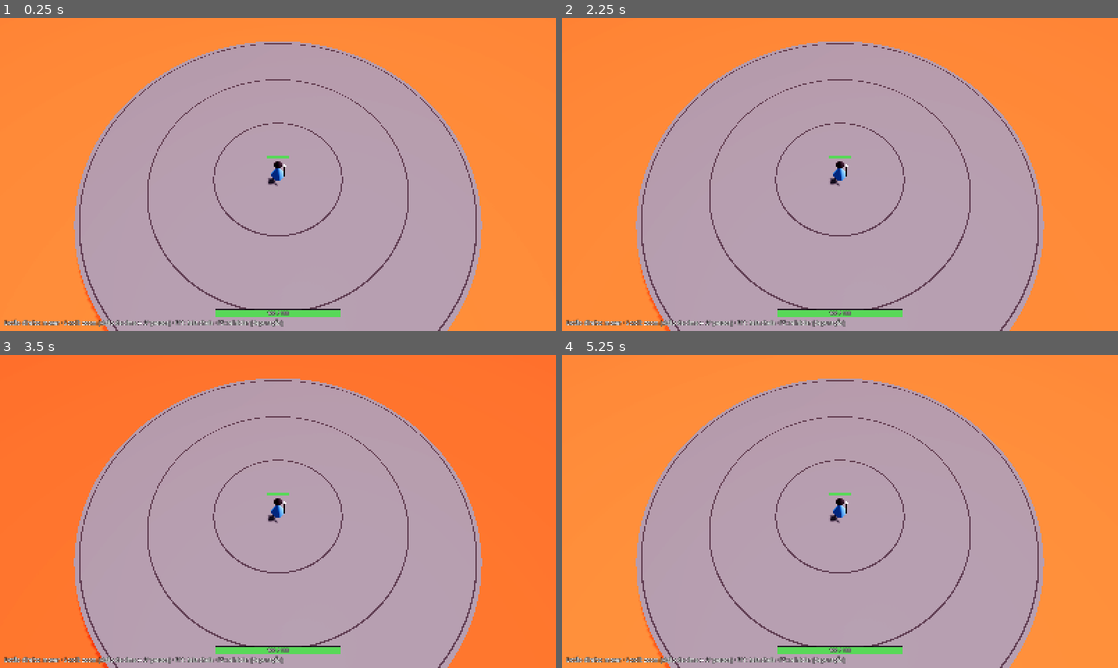
Above: before the commit, frames 1-4 (two rows, left to right).
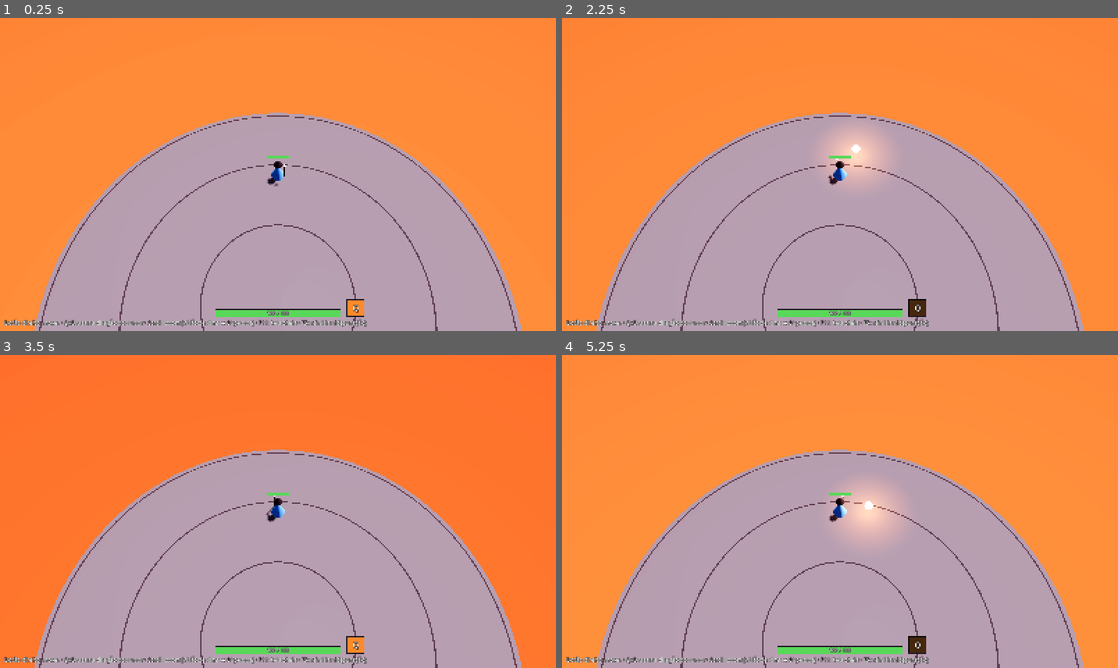
Above: after the commit, the same moments.

Repository: guilhermewylde-stack/arcane-arena
Game: Godot game, scene res://game/main.tscn
Same seed, same stepped clock (60 frames per second), same inputs: the game is played once before the commit and once after it.
Inputs (mouse positions are in pixels of both pictures, inside the frame that each line leads up to):
- Up to frame 1 (0.25 s): no input
- Up to frame 2 (2.25 s): tap Enter at 0.5 s; move the mouse to (962, 158) at 0.52 s; tap Q at 0.6, 1.35, 2.1 s; click (962, 158) at 0.67 s; move the mouse to (728, 190) at 1.27 s; click (728, 190) at 1.42 s; tap Space at 2 s; move the mouse to (895, 105) at 2.02 s; click (895, 105) at 2.17 s
- Up to frame 3 (3.5 s): move the mouse to (250, 574) at 2.77 s; tap Q at 2.85 s; click (250, 574) at 2.92 s
- Up to frame 4 (5.25 s): tap Enter at 3.5 s; move the mouse to (1006, 558) at 3.52 s; tap Q at 3.6, 4.35, 5.1 s; click (1006, 558) at 3.67 s; move the mouse to (673, 464) at 4.27 s; click (673, 464) at 4.42 s; tap Space at 5 s; move the mouse to (867, 511) at 5.02 s; click (867, 511) at 5.17 s

The runs differ from the first frame. In frame 1, 22% of the frame differs, in the area x 6-94%, y 7-100%; in frame 2, 24%; in frame 3, 22%; in frame 4, 24%.

Commit message:
Primeira magia: Brasa (issue 003)
Comando cast, tabela de magias, projétil reto com recarga e alcance,
dano e empurrão com atrito que cresce com a vida perdida.
Tecla Q lança no cursor; ícone de recarga no HUD; boneco de treino na arena.
Handoff atualizado para a issue 004.

Co-Authored-By: Claude Fable 5.2 <noreply@anthropic.com>
Claude-Session: https://claude.ai/code/session_01M8CpyArA1QQaxiyt6RtSop

Diff:
--- a/game/main.gd
+++ b/game/main.gd
@@ -3,11 +3,14 @@
 
 const SimWorld := preload("res://sim/sim_world.gd")
 const ArenaView := preload("res://render/arena_view.gd")
+const Spells := preload("res://sim/spells.gd")
 
 const LOCAL_MAGE := 0
 const ZOOM_STEP := 0.08
+## Por enquanto: o jogador (id 0) e um boneco de treino parado (id 1).
+const WORLD_CONFIG := {"mage_count": 2}
 
-var world := SimWorld.new()
+var world := SimWorld.new(WORLD_CONFIG)
 var view: ArenaView
 var _pending: Array[Dictionary] = []
 var _previous: Dictionary
@@ -19,7 +22,7 @@
 	view = ArenaView.new(world.arena_radius)
 	add_child(view)
 	var hud := Label.new()
-	hud.text = "Botão direito: mover · Scroll: zoom (visão de cima ↔ 3ª pessoa) · F11: tela cheia · F5: reiniciar (depuração)"
+	hud.text = "Botão direito: mover · Q: Brasa na direção do cursor · Scroll: zoom (visão de cima ↔ 3ª pessoa) · F11: tela cheia · F5: reiniciar (depuração)"
 	hud.set_anchors_and_offsets_preset(Control.PRESET_BOTTOM_LEFT, Control.PRESET_MODE_MINSIZE, 12)
 	hud.add_theme_color_override("font_outline_color", Color.BLACK)
 	hud.add_theme_constant_override("outline_size", 4)
@@ -42,6 +45,10 @@
 				view.zoom += ZOOM_STEP
 	elif event is InputEventKey and event.pressed and not event.echo and event.keycode == KEY_F5:
 		restart()
+	elif event is InputEventKey and event.pressed and not event.echo and event.keycode == KEY_Q:
+		var aim: Variant = view.screen_to_ground(get_viewport().get_mouse_position())
+		if aim != null:
+			queue_command(SimWorld.cast_command(LOCAL_MAGE, Spells.EMBER, aim))
 	elif event is InputEventKey and event.pressed and event.keycode == KEY_F11:
 		var fullscreen := DisplayServer.window_get_mode() == DisplayServer.WINDOW_MODE_FULLSCREEN
 		DisplayServer.window_set_mode(
@@ -50,7 +57,7 @@
 
 ## Depuração: recomeça com um mundo novo (a vista reaproveita os nós dos magos).
 func restart() -> void:
-	world = SimWorld.new()
+	world = SimWorld.new(WORLD_CONFIG)
 	_previous = world.snapshot_positions()
 	_pending.clear()
 
@@ -65,6 +72,7 @@
 	while _accumulator >= SimWorld.DT:
 		_previous = world.snapshot_positions()
 		world.step(_pending)
+		view.show_events(world.events)
 		_pending.clear()
 		_accumulator -= SimWorld.DT
 	view.draw_world(world, _previous, _accumulator / SimWorld.DT, LOCAL_MAGE, delta)
--- a/render/arena_view.gd
+++ b/render/arena_view.gd
@@ -2,6 +2,7 @@
 ## Tudo que é visual fica aqui. Recebe o estado da simulação e só desenha.
 
 const CameraRig := preload("res://render/camera_rig.gd")
+const Spells := preload("res://sim/spells.gd")
 
 const MAGE_COLORS: Array[Color] = [
 	Color("4aa3ff"), Color("ff5a4a"), Color("6bd66b"), Color("e0c040"),
@@ -16,6 +17,9 @@
 ## Quanto o mago afunda quando está na lava, e até onde desce ao morrer.
 const LAVA_SINK := -0.9
 const DEATH_SINK := -3.2
+## Altura em que os projéteis voam (na mão/cajado do mago).
+const PROJECTILE_HEIGHT := 1.1
+const ICON_SIZE := 52.0
 
 var zoom := 1.0
 
@@ -31,6 +35,10 @@
 var _bars := {}
 var _hud_bar: ColorRect
 var _hud_label: Label
+var _projectiles := {}
+## Clarões de impacto em andamento: { node: MeshInstance3D, life: float (1 → 0), size: float }.
+var _bursts: Array[Dictionary] = []
+var _spell_icons := {}
 
 
 func _init(arena_radius: float) -> void:
@@ -41,6 +49,7 @@
 	add_child(_camera)
 	add_child(_hud)
 	_build_hud_bar()
+	_build_spell_icon(Spells.EMBER)
 
 
 ## Converte um ponto da tela no ponto correspondente do chão da arena (ou null).
@@ -58,7 +67,18 @@
 	_marker_life = 1.0
 
 
-## Desenha um quadro. `previous` são as posições do tick anterior e `alpha` (0..1)
+## Mostra o que a simulação relatou num `step` (acertos, projéteis que se apagaram).
+func show_events(events: Array) -> void:
+	for event: Dictionary in events:
+		var color: Color = Spells.TABLE[event.spell].color
+		match event.type:
+			"hit":
+				_spawn_burst(Vector3(event.pos.x, PROJECTILE_HEIGHT, event.pos.y), color, 1.6)
+			"fizzle":
+				_spawn_burst(Vector3(event.pos.x, PROJECTILE_HEIGHT, event.pos.y), color, 0.6)
+
+
+## Desenha um quadro. `previous` é o `snapshot_positions()` do tick anterior e `alpha` (0..1)
 ## é o quanto já andamos entre ele e o tick atual.
 func draw_world(world: RefCounted, previous: Dictionary, alpha: float, local_mage_id: int, delta: float) -> void:
 	_time += delta
@@ -67,7 +87,7 @@
 		if node == null:
 			node = _create_mage(mage.id)
 			node.rotation.y = mage.facing
-		var before: Vector2 = previous.get(mage.id, mage.pos)
+		var before: Vector2 = previous.mages.get(mage.id, mage.pos)
 		var pos := before.lerp(mage.pos, alpha)
 		# Na lava o mago afunda um pouco; morto, some dentro dela.
 		var sink := 0.0
@@ -78,6 +98,9 @@
 		node.visible = mage.alive or node.position.y > DEATH_SINK + 0.05
 		node.position = Vector3(pos.x, move_toward(node.position.y, sink, delta * 4.0), pos.y)
 		node.rotation.y = lerp_angle(node.rotation.y, mage.facing, minf(1.0, delta * 14.0))
+
+	_draw_projectiles(world, previous.projectiles, alpha)
+	_draw_bursts(delta)
 
 	var pulse := 0.5 + 0.5 * sin(_time * 1.3)
 	_lava_material.emission_energy_multiplier = 0.85 + pulse * 0.2
@@ -115,6 +138,73 @@
 	if not local.is_empty():
 		_set_fill(_hud_bar, local.hp / world.MAX_HP)
 		_hud_label.text = "%d / %d" % [ceili(local.hp), int(world.MAX_HP)] if local.alive else "Morto"
+	for spell_id: String in _spell_icons:
+		var shade: ColorRect = _spell_icons[spell_id]
+		shade.size.y = ICON_SIZE * world.cooldown_fraction(local_mage_id, spell_id)
+
+
+func _draw_projectiles(world: RefCounted, previous: Dictionary, alpha: float) -> void:
+	var seen := {}
+	for projectile: Dictionary in world.projectiles:
+		seen[projectile.id] = true
+		var node: Node3D = _projectiles.get(projectile.id)
+		if node == null:
+			node = _create_projectile(projectile.id, Spells.TABLE[projectile.spell])
+		var before: Vector2 = previous.get(projectile.id, projectile.pos)
+		var pos := before.lerp(projectile.pos, alpha)
+		node.position = Vector3(pos.x, PROJECTILE_HEIGHT, pos.y)
+	for id: int in _projectiles.keys():
+		if not seen.has(id):
+			_projectiles[id].queue_free()
+			_projectiles.erase(id)
+
+
+func _create_projectile(id: int, spell: Dictionary) -> Node3D:
+	var material := StandardMaterial3D.new()
+	material.albedo_color = spell.color
+	material.emission_enabled = true
+	material.emission = spell.color
+	material.emission_energy_multiplier = 4.0
+	var mesh := SphereMesh.new()
+	mesh.radius = spell.radius
+	mesh.height = spell.radius * 2.0
+	var node := _add_mesh(mesh, material, self)
+	node.cast_shadow = GeometryInstance3D.SHADOW_CASTING_SETTING_OFF
+	var light := OmniLight3D.new()
+	light.light_color = spell.color
+	light.light_energy = 2.5
+	light.omni_range = 5.0
+	node.add_child(light)
+	_projectiles[id] = node
+	return node
+
+
+## Clarão que cresce e some: marca onde um projétil acertou ou se apagou.
+func _spawn_burst(at: Vector3, color: Color, size: float) -> void:
+	var material := StandardMaterial3D.new()
+	material.albedo_color = color.lightened(0.4)
+	material.shading_mode = BaseMaterial3D.SHADING_MODE_UNSHADED
+	material.transparency = BaseMaterial3D.TRANSPARENCY_ALPHA
+	var mesh := SphereMesh.new()
+	mesh.radius = 1.0
+	mesh.height = 2.0
+	var node := _add_mesh(mesh, material, self)
+	node.cast_shadow = GeometryInstance3D.SHADOW_CASTING_SETTING_OFF
+	node.position = at
+	node.scale = Vector3.ONE * 0.2
+	_bursts.append({"node": node, "life": 1.0, "size": size})
+
+
+func _draw_bursts(delta: float) -> void:
+	for burst in _bursts:
+		burst.life -= delta * 3.0
+		var node: MeshInstance3D = burst.node
+		if burst.life <= 0.0:
+			node.queue_free()
+			continue
+		node.scale = Vector3.ONE * lerpf(burst.size, 0.2, burst.life * burst.life)
+		node.material_override.albedo_color.a = burst.life
+	_bursts = _bursts.filter(func(burst: Dictionary) -> bool: return burst.life > 0.0)
 
 
 func _set_fill(bar: ColorRect, fraction: float) -> void:
@@ -149,6 +239,37 @@
 	_hud_label.add_theme_constant_override("outline_size", 4)
 	_hud_bar.add_child(_hud_label)
 	_hud.add_child(_hud_bar)
+
+
+## Ícone da magia com a tecla; uma sombra desce de cima enquanto a recarga corre.
+func _build_spell_icon(spell_id: String) -> void:
+	var spell: Dictionary = Spells.TABLE[spell_id]
+	var icon := ColorRect.new()
+	icon.color = BAR_BACK
+	icon.size = Vector2.ONE * ICON_SIZE
+	icon.set_anchors_and_offsets_preset(Control.PRESET_CENTER_BOTTOM, Control.PRESET_MODE_KEEP_SIZE)
+	icon.position = Vector2(icon.position.x + HUD_BAR_SIZE.x * 0.5 + 44.0, icon.position.y - 40.0)
+	var gem := ColorRect.new()
+	gem.color = spell.color
+	gem.position = Vector2(3, 3)
+	gem.size = Vector2.ONE * (ICON_SIZE - 6.0)
+	icon.add_child(gem)
+	var shade := ColorRect.new()
+	shade.color = Color(0, 0, 0, 0.72)
+	shade.size = Vector2(ICON_SIZE, 0)
+	icon.add_child(shade)
+	var key := Label.new()
+	key.text = spell.key
+	key.set_anchors_and_offsets_preset(Control.PRESET_FULL_RECT)
+	key.horizontal_alignment = HORIZONTAL_ALIGNMENT_CENTER
+	key.vertical_alignment = VERTICAL_ALIGNMENT_CENTER
+	key.add_theme_font_size_override("font_size", 22)
+	key.add_theme_color_override("font_outline_color", Color.BLACK)
+	key.add_theme_constant_override("outline_size", 6)
+	icon.add_child(key)
+	icon.tooltip_text = spell.name
+	_hud.add_child(icon)
+	_spell_icons[spell_id] = shade
 
 
 func _build_environment(arena_radius: float) -> void:
--- a/sim/sim_world.gd
+++ b/sim/sim_world.gd
@@ -2,6 +2,8 @@
 ## Simulação pura e determinística. Não conhece nós, cena, entrada nem relógio real.
 ## O chão é 2D: Vector2(x, y) corresponde a (x, z) no mundo 3D; altura é só visual.
 ## Interface: `SimWorld.new(config)` e `step(commands)`.
+
+const Spells := preload("res://sim/spells.gd")
 
 const TICK_RATE := 30
 const DT := 1.0 / TICK_RATE
@@ -10,13 +12,27 @@
 const MAX_HP := 100.0
 ## Dano por segundo para quem está fora do raio da arena.
 const LAVA_DPS := 25.0
+const MAGE_RADIUS := 0.6
+## Desaceleração (unidades/s²) da velocidade de empurrão.
+const KNOCKBACK_FRICTION := 14.0
+## Com a vida no zero o empurrão é multiplicado por 1 + este valor.
+const KNOCKBACK_DAMAGE_SCALING := 1.5
 
 var tick := 0
 var arena_radius := DEFAULT_ARENA_RADIUS
 ## Cada mago: { id: int, pos: Vector2, facing: float, move_target: Variant (Vector2 ou null),
-## hp: float, alive: bool }. Mago morto fica na lista, mas não age nem se move.
+## hp: float, alive: bool, vel: Vector2 (velocidade de empurrão),
+## cooldowns: { id da magia: tick em que volta a ficar pronta } }.
 ## `facing` é o ângulo em torno de Y; 0 aponta para +z.
+## Mago morto fica na lista, mas não age nem se move.
 var mages: Array[Dictionary] = []
+## Cada projétil: { id: int, spell: String, owner: int, pos: Vector2, dir: Vector2, traveled: float }.
+var projectiles: Array[Dictionary] = []
+## O que aconteceu no último `step`, para o render: { type: "hit", pos, dir, spell, target }
+## ou { type: "fizzle", pos, spell } (projétil acabou sem acertar ninguém).
+var events: Array[Dictionary] = []
+
+var _next_projectile_id := 0
 
 
 func _init(config: Dictionary = {}) -> void:
@@ -33,6 +49,8 @@
 			"move_target": null,
 			"hp": MAX_HP,
 			"alive": true,
+			"vel": Vector2.ZERO,
+			"cooldowns": {},
 		})
 
 
@@ -40,18 +58,30 @@
 	return {"type": "move", "mage_id": mage_id, "target": target}
 
 
+static func cast_command(mage_id: int, spell_id: String, target: Vector2) -> Dictionary:
+	return {"type": "cast", "mage_id": mage_id, "spell": spell_id, "target": target}
+
+
 ## Avança o mundo exatamente um tick, aplicando antes os comandos recebidos.
 func step(commands: Array = []) -> void:
+	events.clear()
 	for cmd: Dictionary in commands:
 		var mage := get_mage(cmd.mage_id)
 		if mage.is_empty() or not mage.alive:
 			continue
-		if cmd.type == "move":
-			mage.move_target = cmd.target
+		match cmd.type:
+			"move":
+				mage.move_target = cmd.target
+			"cast":
+				_cast(mage, cmd.spell, cmd.target)
+	for mage in mages:
+		if mage.alive:
+			_move_mage(mage)
+			_apply_knockback(mage)
+	_step_projectiles()
 	for mage in mages:
 		if not mage.alive:
 			continue
-		_move_mage(mage)
 		if is_in_lava(mage.pos):
 			_damage(mage, LAVA_DPS * DT)
 	tick += 1
@@ -68,12 +98,102 @@
 	return pos.length() > arena_radius
 
 
-## Cópia das posições, usada pelo render para interpolar entre dois ticks.
+## Quanto falta da recarga: 1 logo após lançar, 0 quando a magia está pronta.
+func cooldown_fraction(mage_id: int, spell_id: String) -> float:
+	var mage := get_mage(mage_id)
+	if mage.is_empty() or not Spells.TABLE.has(spell_id):
+		return 0.0
+	var remaining: int = mage.cooldowns.get(spell_id, 0) - tick
+	return clampf(float(remaining) / _cooldown_ticks(spell_id), 0.0, 1.0)
+
+
+## Cópia das posições, usada pelo render para interpolar entre dois ticks:
+## { mages: { id: Vector2 }, projectiles: { id: Vector2 } }.
 func snapshot_positions() -> Dictionary:
-	var out := {}
-	for mage in mages:
-		out[mage.id] = mage.pos
+	var out := {"mages": {}, "projectiles": {}}
+	for mage in mages:
+		out.mages[mage.id] = mage.pos
+	for projectile in projectiles:
+		out.projectiles[projectile.id] = projectile.pos
 	return out
+
+
+func _cooldown_ticks(spell_id: String) -> int:
+	return maxi(1, roundi(Spells.TABLE[spell_id].cooldown * TICK_RATE))
+
+
+func _cast(mage: Dictionary, spell_id: String, target: Vector2) -> void:
+	if not Spells.TABLE.has(spell_id) or mage.cooldowns.get(spell_id, 0) > tick:
+		return
+	mage.cooldowns[spell_id] = tick + _cooldown_ticks(spell_id)
+	var to_target: Vector2 = target - mage.pos
+	if to_target.length() > 0.001:
+		mage.facing = atan2(to_target.x, to_target.y)
+	projectiles.append({
+		"id": _next_projectile_id,
+		"spell": spell_id,
+		"owner": mage.id,
+		"pos": mage.pos,
+		"dir": Vector2(sin(mage.facing), cos(mage.facing)),
+		"traveled": 0.0,
+	})
+	_next_projectile_id += 1
+
+
+func _step_projectiles() -> void:
+	var survivors: Array[Dictionary] = []
+	for projectile in projectiles:
+		var spell: Dictionary = Spells.TABLE[projectile.spell]
+		var from: Vector2 = projectile.pos
+		var advance: float = minf(spell.speed * DT, spell.range - projectile.traveled)
+		var to: Vector2 = from + projectile.dir * advance
+		var victim := _first_mage_hit(projectile, from, to, spell.radius + MAGE_RADIUS)
+		if not victim.is_empty():
+			_hit(victim, projectile, spell)
+			continue
+		projectile.pos = to
+		projectile.traveled += advance
+		if projectile.traveled >= spell.range - 0.0001:
+			events.append({"type": "fizzle", "pos": to, "spell": projectile.spell})
+		else:
+			survivors.append(projectile)
+	projectiles = survivors
+
+
+## O mago vivo (que não o dono) mais perto do início do trecho percorrido neste tick.
+func _first_mage_hit(projectile: Dictionary, from: Vector2, to: Vector2, reach: float) -> Dictionary:
+	var best := {}
+	var best_dist := INF
+	for mage in mages:
+		if not mage.alive or mage.id == projectile.owner:
+			continue
+		var closest := Geometry2D.get_closest_point_to_segment(mage.pos, from, to)
+		if closest.distance_to(mage.pos) > reach:
+			continue
+		var dist := from.distance_squared_to(mage.pos)
+		if dist < best_dist:
+			best = mage
+			best_dist = dist
+	return best
+
+
+func _hit(victim: Dictionary, projectile: Dictionary, spell: Dictionary) -> void:
+	_damage(victim, spell.damage)
+	# O empurrão cresce com o dano acumulado: quanto menos vida, mais longe voa.
+	var missing: float = 1.0 - victim.hp / MAX_HP
+	victim.vel += projectile.dir * spell.knockback * (1.0 + missing * KNOCKBACK_DAMAGE_SCALING)
+	victim.move_target = null
+	events.append({
+		"type": "hit", "pos": victim.pos, "dir": projectile.dir,
+		"spell": projectile.spell, "target": victim.id,
+	})
+
+
+func _apply_knockback(mage: Dictionary) -> void:
+	if mage.vel == Vector2.ZERO:
+		return
+	mage.pos += mage.vel * DT
+	mage.vel = mage.vel.move_toward(Vector2.ZERO, KNOCKBACK_FRICTION * DT)
 
 
 func _move_mage(mage: Dictionary) -> void:
@@ -96,3 +216,4 @@
 	if mage.hp <= 0.0:
 		mage.alive = false
 		mage.move_target = null
+		mage.vel = Vector2.ZERO
--- /dev/null
+++ b/sim/spells.gd
@@ -0,0 +1,19 @@
+extends RefCounted
+## Tabela de magias: só dados. As regras que usam estes números moram em `sim_world.gd`.
+## Tempos em segundos, distâncias em unidades do mundo, velocidades em unidades por segundo.
+
+const EMBER := "ember"
+
+const TABLE := {
+	EMBER: {
+		"name": "Brasa",
+		"key": "Q",
+		"cooldown": 1.2,
+		"speed": 22.0,
+		"range": 16.0,
+		"radius": 0.4,
+		"damage": 8.0,
+		"knockback": 9.0,
+		"color": Color("ff8a2a"),
+	},
+}
--- a/tests/smoke.gd
+++ b/tests/smoke.gd
@@ -1,11 +1,13 @@
 extends SceneTree
-## Teste de fumaça visual: abre o jogo, anda, dá zoom, morre na lava, reinicia e salva capturas.
+## Teste de fumaça visual: abre o jogo, anda, empurra o boneco com Brasa, dá zoom, morre na lava, reinicia e salva capturas.
 ## xvfb-run -a godot --path . --rendering-method gl_compatibility -s tests/smoke.gd -- <pasta de saída>
 
 const SimWorld := preload("res://sim/sim_world.gd")
+const Spells := preload("res://sim/spells.gd")
 
 var _main: Node
 var _frame := 0
+var _failed := false
 var _out := "user://"
 
 
@@ -19,36 +21,56 @@
 
 func _process(_delta: float) -> bool:
 	_frame += 1
+	var world: RefCounted = _main.world
+	var dummy: Dictionary = world.mages[1]
 	if _frame == 20:
 		_save("top.png")
-		var target: Variant = _main.view.screen_to_ground(Vector2(root.size) * Vector2(0.7, 0.35))
-		_main.queue_command(SimWorld.move_command(0, target))
-	elif _frame == 80:
+		if _main.view.screen_to_ground(Vector2(root.size) * 0.5) == null:
+			_fail("o centro da tela não acerta o chão")
+		_main.queue_command(SimWorld.move_command(0, Vector2(0, -2)))
+	elif _frame >= 130 and _frame <= 280 and (_frame - 130) % 75 == 0:
+		# Chegou perto do boneco: lança Brasa nele sempre que a recarga deixa.
+		_main.queue_command(SimWorld.cast_command(0, Spells.EMBER, dummy.pos))
+	elif _frame == 140:
+		_save("spell.png")
+	elif _frame == 156:
+		_save("impact.png")
+		print("posição: vida do boneco após o 1º acerto = ", dummy.hp)
+	elif _frame == 285:
 		_main.view.zoom = 0.0
-	elif _frame == 200:
+	elif _frame == 320:
 		_save("third.png")
-		var pos: Vector2 = _main.world.mages[0].pos
-		print("posição final do mago: ", pos)
-		if pos.length() <= 1.0:
-			quit(1)
+		var pos: Vector2 = world.mages[0].pos
+		print("posição do mago: ", pos, " · boneco: ", dummy.pos, " vida ", dummy.hp)
+		if pos.distance_to(Vector2(0, -2)) > 0.01:
+			_fail("o mago não chegou ao alvo")
+		if not world.is_in_lava(dummy.pos):
+			_fail("o boneco não foi empurrado para a lava")
 		# Anda para a lava e fica lá até morrer.
 		_main.view.zoom = 0.45
-		_main.queue_command(SimWorld.move_command(0, Vector2(-_main.world.arena_radius - 3.0, 0)))
-	elif _frame == 400:
+		_main.queue_command(SimWorld.move_command(0, Vector2(-world.arena_radius - 3.0, 0)))
+	elif _frame == 590:
 		_save("lava.png")
-		print("posição na lava: vida ", _main.world.mages[0].hp)
-	elif _frame == 560:
+		print("posição na lava: vida ", world.mages[0].hp)
+	elif _frame == 740:
 		_save("dead.png")
-		var dead: bool = not _main.world.mages[0].alive
+		var dead: bool = not world.mages[0].alive
 		print("posição: morto na lava = ", dead)
 		if not dead:
-			quit(1)
+			_fail("o mago não morreu na lava")
 		_main.restart()
-	elif _frame == 580:
+	elif _frame == 760:
 		var mage: Dictionary = _main.world.mages[0]
 		print("posição após reiniciar: ", mage.pos, " vivo = ", mage.alive)
-		quit(0 if mage.alive and mage.hp == SimWorld.MAX_HP else 1)
+		if not (mage.alive and mage.hp == SimWorld.MAX_HP):
+			_fail("reiniciar não restaurou o mago")
+		quit(1 if _failed else 0)
 	return false
+
+
+func _fail(message: String) -> void:
+	_failed = true
+	print("posição: FALHA — ", message)
 
 
 func _save(name: String) -> void:
--- /dev/null
+++ b/tests/test_spells.gd
@@ -0,0 +1,148 @@
+extends "res://tests/test_case.gd"
+
+const SimWorld := preload("res://sim/sim_world.gd")
+const Spells := preload("res://sim/spells.gd")
+
+const EMBER: Dictionary = Spells.TABLE[Spells.EMBER]
+
+
+## Lançador (id 0) no centro e alvo (id 1) em +x, à distância dada.
+func _duel(distance := 5.0) -> RefCounted:
+	var world := SimWorld.new({"mage_count": 2, "arena_radius": 2000.0})
+	world.mages[0].pos = Vector2.ZERO
+	world.mages[1].pos = Vector2(distance, 0)
+	return world
+
+
+func _cast(world: RefCounted, target := Vector2(100, 0)) -> void:
+	world.step([SimWorld.cast_command(0, Spells.EMBER, target)])
+
+
+func _steps(world: RefCounted, seconds: float) -> void:
+	for i in roundi(seconds * SimWorld.TICK_RATE):
+		world.step()
+
+
+func test_brasa_e_definida_como_dados() -> void:
+	for key: String in ["name", "cooldown", "speed", "range", "radius", "damage", "knockback"]:
+		check(EMBER.has(key), "tabela tem '%s'" % key)
+
+
+func test_lancar_cria_projetil_na_direcao_do_alvo() -> void:
+	var world := _duel(1000.0)
+	_cast(world, Vector2(0, 50))
+	check_eq(world.projectiles.size(), 1, "um projétil")
+	var before: Vector2 = world.projectiles[0].pos
+	world.step()
+	var moved: Vector2 = world.projectiles[0].pos - before
+	check_near(moved.x, 0.0, "anda reto em x")
+	check_near(moved.y, EMBER.speed * SimWorld.DT, "anda na velocidade da magia", 0.001)
+	check_near(world.mages[0].facing, 0.0, "lançador vira para o alvo")
+
+
+func test_recarga_impede_lancar_de_novo() -> void:
+	var world := _duel(1000.0)
+	_cast(world)
+	_cast(world)
+	check_eq(world.projectiles.size(), 1, "segundo lançamento ignorado na recarga")
+	check(world.cooldown_fraction(0, Spells.EMBER) > 0.8, "recarga quase cheia logo após lançar")
+	_steps(world, EMBER.cooldown)
+	check_eq(world.cooldown_fraction(0, Spells.EMBER), 0.0, "recarga terminou")
+	var count: int = world.projectiles.size()
+	_cast(world)
+	check_eq(world.projectiles.size(), count + 1, "lança de novo depois da recarga")
+
+
+func test_projetil_some_no_fim_do_alcance() -> void:
+	var world := _duel(EMBER.range + 3.0)
+	_cast(world)
+	_steps(world, EMBER.range / EMBER.speed + 0.2)
+	check_eq(world.projectiles.size(), 0, "projétil sumiu")
+	check_eq(world.mages[1].hp, SimWorld.MAX_HP, "alvo fora do alcance não leva dano")
+
+
+func test_acerto_causa_dano_e_consome_o_projetil() -> void:
+	var world := _duel()
+	_cast(world)
+	var hit := false
+	for i in SimWorld.TICK_RATE:
+		world.step()
+		for event: Dictionary in world.events:
+			if event.type == "hit" and event.target == 1:
+				hit = true
+	check(hit, "evento de acerto emitido")
+	check_near(world.mages[1].hp, SimWorld.MAX_HP - EMBER.damage, "dano da magia")
+	check_eq(world.projectiles.size(), 0, "projétil consumido")
+
+
+func test_projetil_que_passa_longe_nao_acerta() -> void:
+	var world := _duel()
+	world.mages[1].pos = Vector2(5, 3)
+	_cast(world)
+	_steps(world, 1.0)
+	check_eq(world.mages[1].hp, SimWorld.MAX_HP, "sem dano")
+
+
+func test_acerto_empurra_na_direcao_do_projetil_e_o_atrito_para() -> void:
+	var world := _duel()
+	world.step([SimWorld.move_command(1, Vector2(900, 0))])
+	_cast(world)
+	_steps(world, 1.0)
+	var target: Dictionary = world.mages[1]
+	check(target.move_target == null, "empurrado perde o alvo de movimento")
+	_steps(world, 3.0)
+	check(target.pos.x > 6.0 and target.pos.x < 30.0, "foi empurrado para +x e parou de andar (x = %s)" % target.pos.x)
+	check_near(target.pos.y, 0.0, "sem desvio lateral", 0.3)
+	var rest: Vector2 = target.pos
+	_steps(world, 1.0)
+	check_eq(target.pos, rest, "o atrito para o mago")
+
+
+func test_empurrao_cresce_com_o_dano_acumulado() -> void:
+	var fresh := _duel()
+	_cast(fresh)
+	_steps(fresh, 4.0)
+	var hurt := _duel()
+	hurt.mages[1].hp = 40.0
+	_cast(hurt)
+	_steps(hurt, 4.0)
+	var fresh_push: float = fresh.mages[1].pos.x - 5.0
+	var hurt_push: float = hurt.mages[1].pos.x - 5.0
+	check(hurt_push > fresh_push * 1.3, "ferido voa mais longe (%s contra %s)" % [hurt_push, fresh_push])
+
+
+func test_quem_lancou_nao_e_atingido() -> void:
+	var world := _duel(1000.0)
+	_cast(world)
+	check_eq(world.projectiles.size(), 1, "projétil não bate em quem lançou")
+	_steps(world, 0.3)
+	check_eq(world.mages[0].hp, SimWorld.MAX_HP, "lançador sem dano")
+	check_eq(world.mages[0].pos, Vector2.ZERO, "lançador não é empurrado")
+
+
+func test_morto_nao_lanca_nem_e_atingido() -> void:
+	var world := _duel()
+	world.mages[1].alive = false
+	world.step([SimWorld.cast_command(1, Spells.EMBER, Vector2.ZERO)])
+	check_eq(world.projectiles.size(), 0, "morto não lança")
+	_cast(world)
+	_steps(world, EMBER.range / EMBER.speed + 0.2)
+	check_eq(world.mages[1].pos, Vector2(5, 0), "projétil atravessa o morto")
+
+
+func test_magia_desconhecida_e_ignorada() -> void:
+	var world := _duel()
+	world.step([SimWorld.cast_command(0, "nao_existe", Vector2(5, 0))])
+	check_eq(world.projectiles.size(), 0, "nada lançado")
+
+
+func test_deterministico_com_magias() -> void:
+	check_eq(_run(), _run(), "mesmos comandos, mesmo estado")
+
+
+func _run() -> String:
+	var world := _duel(6.0)
+	for i in 4:
+		_cast(world, Vector2(6, 0.3 * i))
+		_steps(world, EMBER.cooldown)
+	return var_to_str(world.mages) + var_to_str(world.projectiles)
Not shown, added: sim/spells.gd.uid
Not shown, added: tests/test_spells.gd.uid
Not shown, changed: docs/HANDOFF.md
Not shown, changed: docs/issues/003-magia-brasa.md
Not shown, changed: tools/smoke.sh
